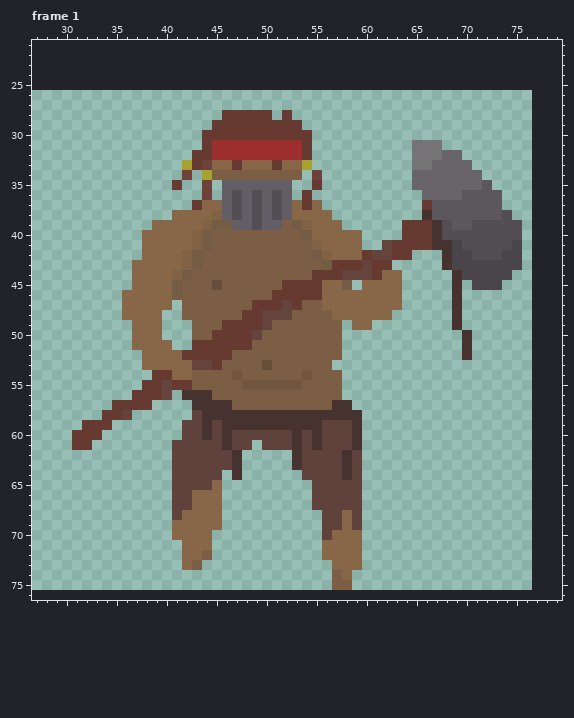
A pixel-art file gets an edit: Assets/characters/enemies/enemy_redguard_hammer_attack.aseprite. Above is the file before it was changed.
50x50 pixels, 2 frames. Colours within 5 levels of each other are drawn and written as one. Shown: frame 1: x 27..79, y 21..76. The old version is drawn lined up with the new one, on the new canvas. The commit also changed other frames, which this record leaves out.
Once edited:
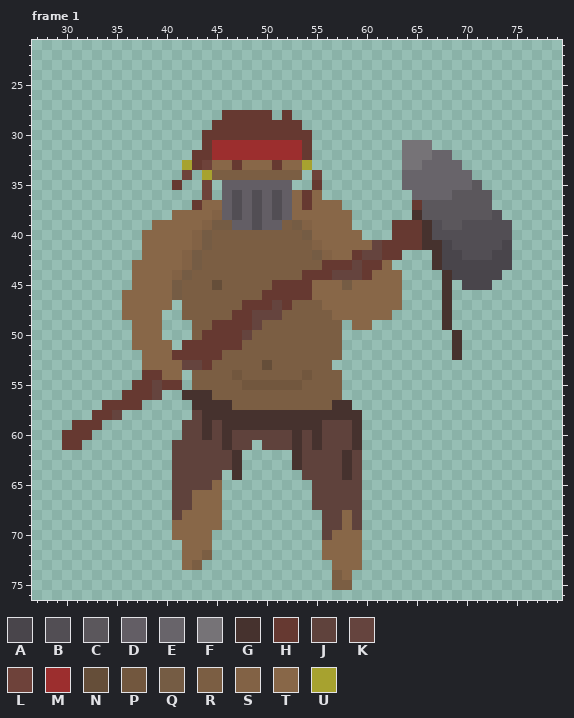
Palette (. is transparent): A #49454b  B #524e54  C #5b575c  D #635e65  E #68646a  F #767377  G #46322e  H #663931  J #5f423c  K #65443e  L #6e423a  M #9c2e2e  N #654e39  P #72573e  Q #755c44  R #7b5e43  S #826245  T #886748  U #a7a22f
From old to new:
canvas 50x50 -> 100x100, the old top-left corner now at 27,26
--- frame 1
@@ x 27..79 @@
 30 .................HHHHHHHHHHH.........................
-31 .................HMMMMMMMMMH..........FFF............
-32 ................HHMMMMMMMMMH..........FFFEE..........
-33 ...............UHLTTHTTTHTTU..........FFEEEE.........
-34 ...............L.URRRRRRRRR.L.........EEEEEEE........
-35 ..............H..L.DDDDDDD..H.........EEEEEEEC.......
-36 .................L.DBDBDBD.H...........EEEECCCC......
-37 ................HTTDBDBDBDTHT..........HCCCCCCC......
-38 ..............TTTTSDBDBDBDTTTT.........GCCCCCCCB.....
-39 ............TTTTTSQQDDBDDRQSTTT......HHHGBCCBBBBB....
-40 ...........TTTTTSQRRRRRRRRRQTTTTT....HHHGBBBBBBBB....
-41 ...........TTTTTSQRRRRRRRRRRSTTTT..KHHHHGGABBBBBA....
-42 ...........TTTTSQRRRRRRRRRRRQSTTTHKKHH...GAABBBAA....
-43 ..........TTTTTSQRRRRRRRRRRRRQHHHKHH.....GAAAAAAA....
-44 ..........TTTTSQRRRRRRRRRRRRHHHKKKHTT.....GAAAAA.....
-45 ..........TTTTQRRRNRRRRRRHHHHTTQ.TTTT.....G.AAA......
-46 .........TTTTTQRRRRRRRRRHHHHHTTTTTTTT.....G..........
-47 .........TTTTT.RRRRRRRHHHKHRRTTTTTTTT.....G..........
-48 .........TTTT..RRRRRRHHKKKRRRRTTTTTT......G..........
-49 ..........TTT...RRRHHHHKRRRRRRR.TT........G..........
-50 ..........TTT...RRHHHHKRRRRRRRR............G.........
-51 ..........TTTT..HHHHHHRRRRRRRRR............G.........
-52 ...........TTTTHHHHHRRRRRRRRRRR............G.........
-53 ...........TTTTTKKHRRRRNRRRRRR.......................
-54 ............HHTTRRRRPRRRRRRPRRR......................
-55 ...........HHKHHRRRRRPPPPPPRRRR......................
-56 ..........HHHK.GGGRRRRRRRRRRRRR......................
-57 ........HHHH....GGGGRRRRRRRRRRGG.....................
-58 .......HHK......JGGGGGGGGGGGGGGGG....................
-59 .....HHH.......JJGJGGGGGGGGGGJJJG....................
-60 ....HHH........JJGJGJJJJJJGJGJJJG....................
-61 ....HH........JJJJJGJJ.JJJGJGJJJG....................
+31 .................HMMMMMMMMMH.........FFF.............
+32 ................HHMMMMMMMMMH.........FFFEE...........
+33 ...............UHLTTHTTTHTTU.........FFEEEE..........
+34 ...............L.URRRRRRRRR.L........EEEEEEE.........
+35 ..............H..L.DDDDDDD..H........EEEEEEEC........
+36 .................L.DBDBDBDTHT.........EEEECCCC.......
+37 ................HTTDBDBDBDTHTTT.......HCCCCCCC.......
+38 ..............TTTTSDBDBDBDTTTTTT......GCCCCCCCB......
+39 ............TTTTTSQQDDBDDRQSTTTT....HHHGBCCBBBBB.....
+40 ...........TTTTTSQRRRRRRRRRQTTTTT...HHHGBBBBBBBB.....
+41 ...........TTTTTSQRRRRRRRRRRSTTTTTKHHHHGGABBBBBA.....
+42 ...........TTTTSQRRRRRRRRRRRQSTTHKKHH...GAABBBAA.....
+43 ..........TTTTTSQRRRRRRRRRRRRHHHKHHT....GAAAAAAA.....
+44 ..........TTTTSQRRRRRRRRRRRHHHKKKHTTT....GAAAAA......
+45 ..........TTTTQRRRNRRRRRHHHHTTTQTTTTT....G.AAA.......
+46 .........TTTTTQRRRRRRRRHHHHHTTTTTTTTT....G...........
+47 .........TTTTT.RRRRRRHHHKHRRRTTTTTTTT....G...........
+48 .........TTTT..RRRRRHHKKKRRRRRTTTTTT.....G...........
+49 ..........TTT...RRHHHHKRRRRRRRR.TT.......G...........
+50 ..........TTT...RHHHHKRRRRRRRRR...........G..........
+51 ..........TTTT.HHHHHHRRRRRRRRRR...........G..........
+52 ...........TTTHHHHHRRRRRRRRRRRR...........G..........
+53 ...........TTTTKKHRRRRRNRRRRRR.......................
+54 ...........HHTT.RRRRPRRRRRRPRRR......................
+55 ..........HHKHH.RRRRRPPPPPPRRRR......................
+56 .........HHHK..GGGRRRRRRRRRRRRR......................
+57 .......HHHH.....GGGGRRRRRRRRRRGG.....................
+58 ......HHK.......JGGGGGGGGGGGGGGGG....................
+59 ....HHH........JJGJGGGGGGGGGGJJJG....................
+60 ...HHH.........JJGJGJJJJJJGJGJJJG....................
+61 ...HH.........JJJJJGJJ.JJJGJGJJJG....................
 62 ..............JJJJJJG.....GJJJJGJ....................
